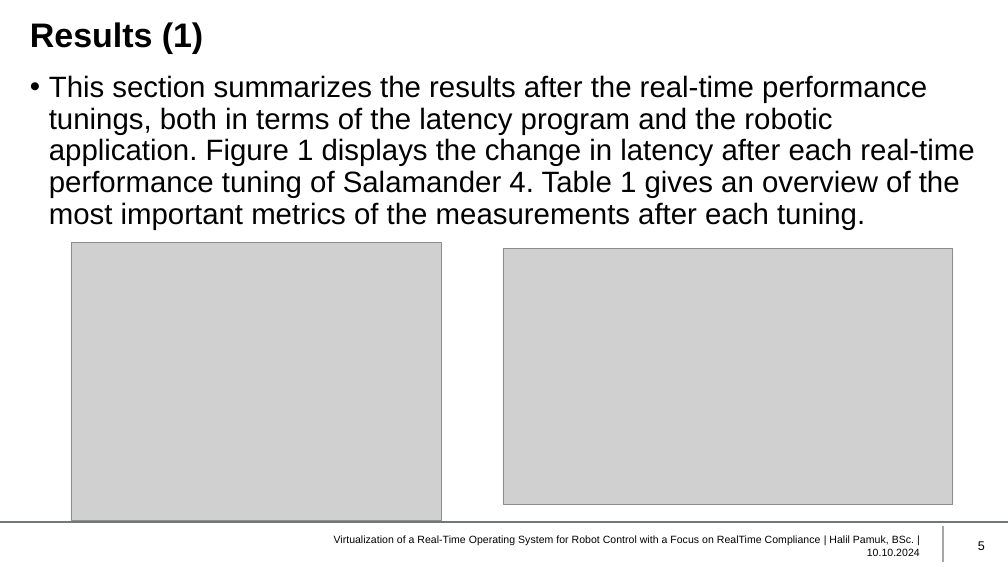
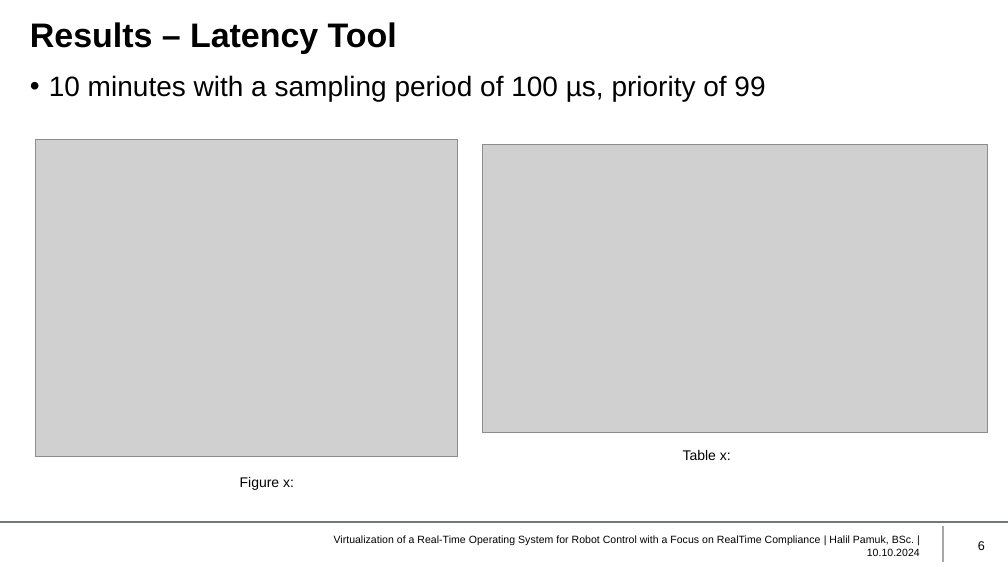
Before and after one commit to HIP24/Masterarbeit, a slide deck: slide 6 of Masterprüfung/Presentation/Presentation.pptx (slide 5 before the commit). Drawn at 1008x567 pixels with LibreOffice and Linux fonts; fonts in the diff are those of the drawing; grey boxes stand for pictures; background and template pictures are left out. Boxes give left, top, right and bottom in pixels: in the first picture for what was removed or moved away, otherwise in the second. Text is boxed around its words. In the diff, an @@ line names an element or a change of style, - is before the commit and + after.

```diff
--- a/Masterprüfung/Presentation/Presentation.pptx
+++ b/Masterprüfung/Presentation/Presentation.pptx
@@ title at bbox=[30, 22, 397, 53]: text changed @@
-Results (1)
+Results – Latency Tool
@@ text at bbox=[49, 75, 765, 101]: text changed; size 21 to 20 pt @@
-• This section summarizes the results after the real-time performance tunings, both in terms of the latency program and the robotic application. Figure 1 displays the change in latency after each real-time performance tuning of Salamander 4. Table 1 gives an overview of the most important metrics of the measurements after each tuning.
+• 10 minutes with a sampling period of 100 µs, priority of 99
@@ picture: place and size @@
-picture at bbox=[72, 243, 442, 520]
+picture at bbox=[35, 140, 458, 457]
@@ picture added at bbox=[483, 144, 987, 432] @@
@@ picture removed at bbox=[504, 248, 953, 505] @@
@@ text added at bbox=[240, 477, 294, 490], 10 pt, text #000000 @@
+Figure x:
@@ text added at bbox=[683, 450, 731, 460], 10 pt, text #000000 @@
+Table x:
```
Also in this commit, not shown: 8 other slides changed, 1 slide added.
